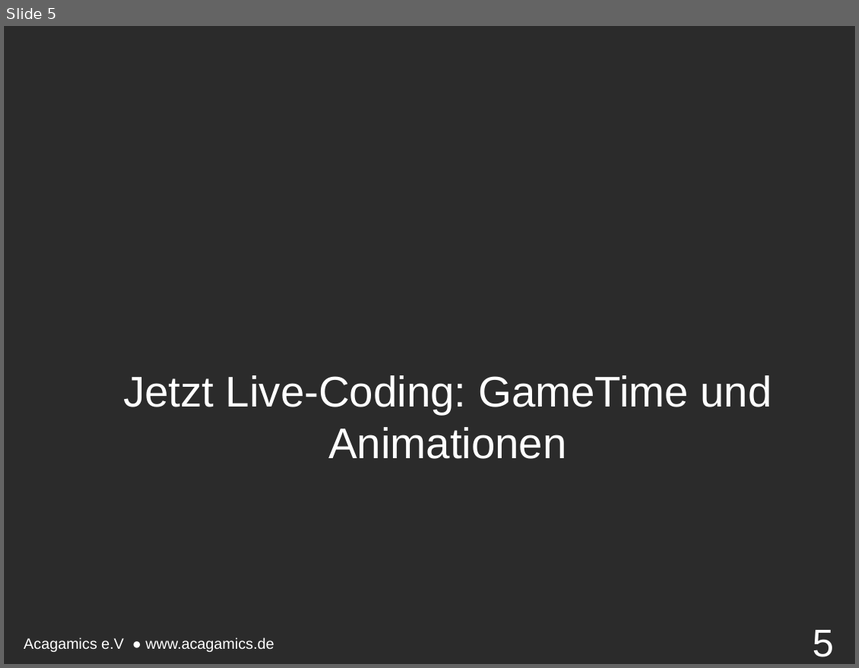
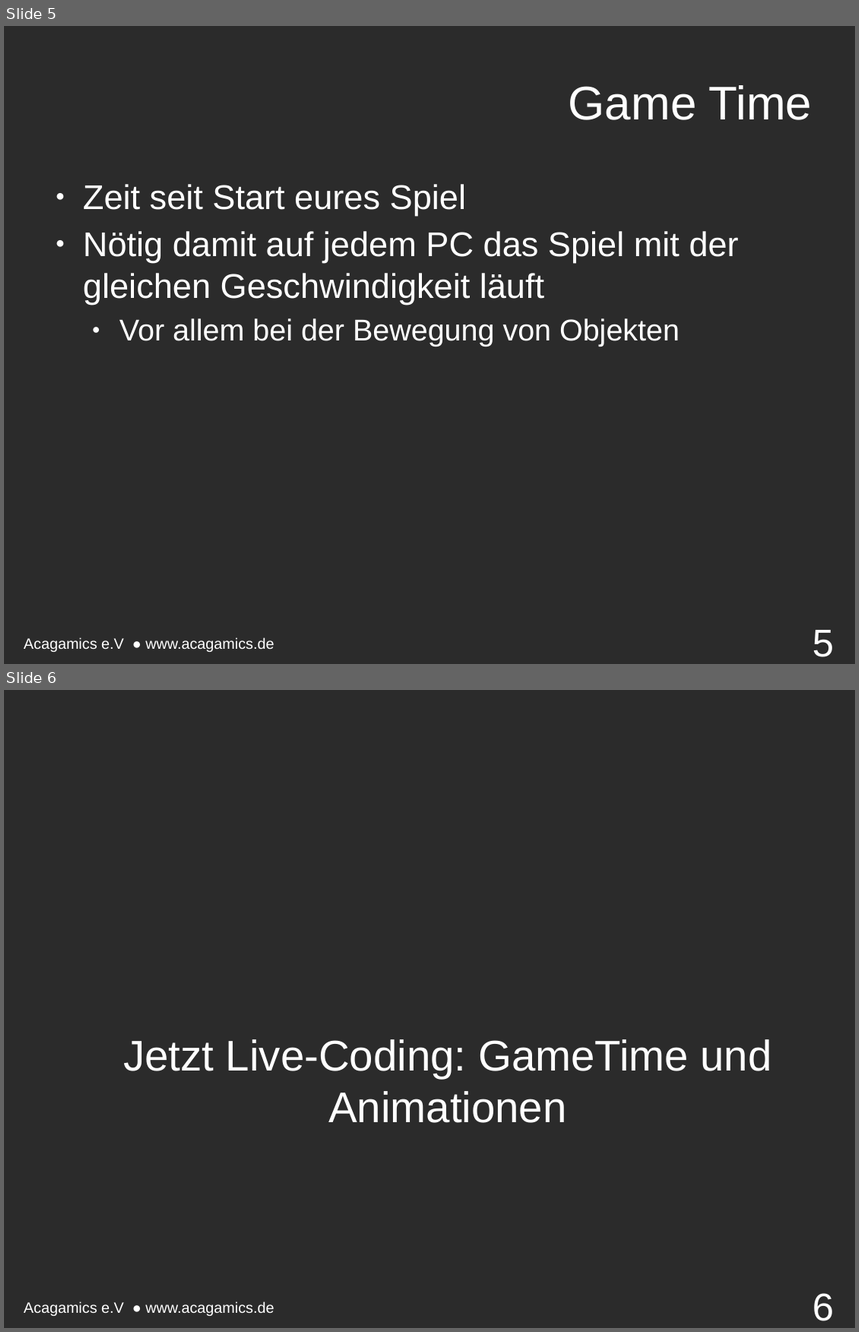
Before and after one commit to endert/Intro2D, a slide deck: 5. Vorlesung 11.11.15/5. Vorstellung.odp. Shown one above the other, each under a label of ours: slide 5 before the commit, slides 5 and 6 after it. The pictures are 859x668 and 859x1332 pixels, drawn with LibreOffice and Linux fonts; fonts in the diff are those of the drawing; background and template pictures are left out; a plain dark background stands for a picture behind light text. Boxes give left, top, right and bottom in pixels: in the first picture for what was removed or moved away, otherwise in the second. Text is boxed around its words. In the diff, an @@ line names an element or a change of style, - is before the commit and + after.

```diff
--- a/5. Vorlesung 11.11.15/5. Vorstellung.odp
+++ b/5. Vorlesung 11.11.15/5. Vorstellung.odp
@@ slide 5 added at (x1=4, y1=26, x2=855, y2=664), background picture (left out); not listed: 1 template element that a slide beside it also shows @@
@@ title added at (x1=569, y1=85, x2=813, y2=120), 44 pt, text #FFFFFF @@
+Game Time
@@ text added at (x1=83, y1=184, x2=739, y2=347), 32 pt, text #FFFFFF @@
+● Zeit seit Start eures Spiel
+● Nötig damit auf jedem PC das Spiel mit der gleichen Geschwindigkeit läuft
+  ● Vor allem bei der Bewegung von Objekten
@@ page number added at (x1=813, y1=630, x2=834, y2=658), 36 pt, text #FFFFFF @@
+5
@@ what was slide 5 is now slide 6 @@
@@ page number at (x1=813, y1=1293, x2=834, y2=1322): text changed @@
-5
+6
```
Also in this commit, not shown: 2 other slides added, 2 slides removed, 1 other file.
